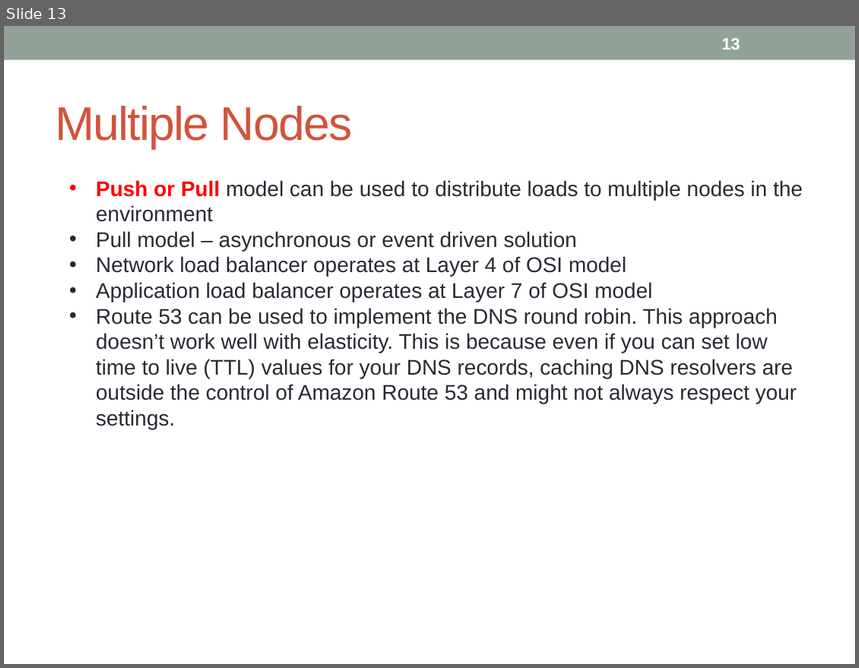
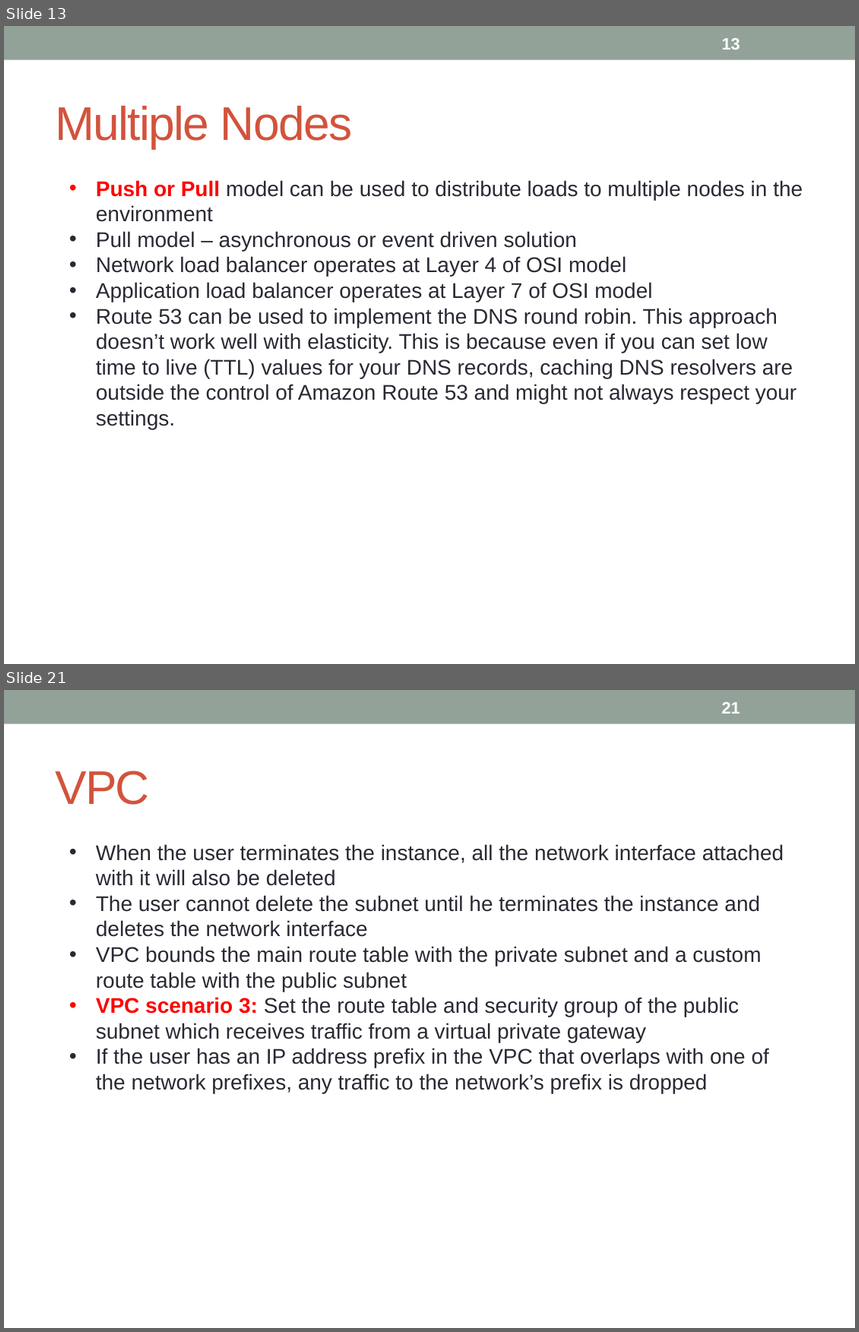
Before and after one commit to notionquest/ProjectDocumentation, a slide deck: AWS_Sysops.pptx. Shown one above the other, each under a label of ours: slide 13 before the commit, slides 13 and 21 after it; the slides between them are not shown. The pictures are 859x668 and 859x1332 pixels, drawn with LibreOffice and Linux fonts; fonts in the diff are those of the drawing. Boxes give left, top, right and bottom in pixels: in the first picture for what was removed or moved away, otherwise in the second. Text is boxed around its words. In the diff, an @@ line names an element or a change of style, - is before the commit and + after.

```diff
--- a/AWS_Sysops.pptx
+++ b/AWS_Sysops.pptx
@@ slide 21 added at (x1=4, y1=690, x2=855, y2=1328), background #FFFFFF; not listed: 1 template element that a slide beside it also shows @@
@@ page number added at (x1=722, y1=702, x2=740, y2=714), 14 pt, text #FFFFFF, bold @@
+21
@@ title added at (x1=55, y1=771, x2=150, y2=805), 40 pt, text #D2533C @@
+VPC
@@ text added at (x1=96, y1=844, x2=784, y2=1094), 18 pt, text #292934 @@
+• When the user terminates the instance, all the network interface attached with it will also be deleted
+• The user cannot delete the subnet until he terminates the instance and deletes the network interface
+• VPC bounds the main route table with the private subnet and a custom route table with the public subnet
+• VPC scenario 3: Set the route table and security group of the public subnet which receives traffic from a virtual private gateway
+• If the user has an IP address prefix in the VPC that overlaps with one of the network prefixes, any traffic to the network’s prefix is dropped
```
Also in this commit, not shown: 4 slides changed, 9 other slides added.
